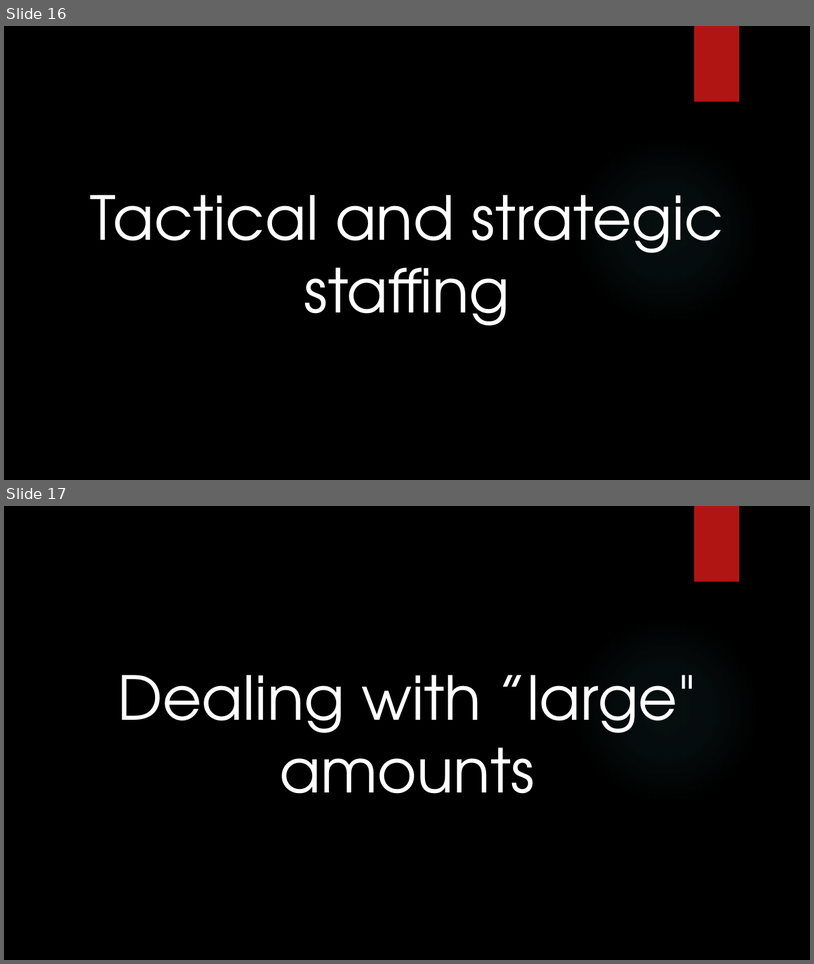
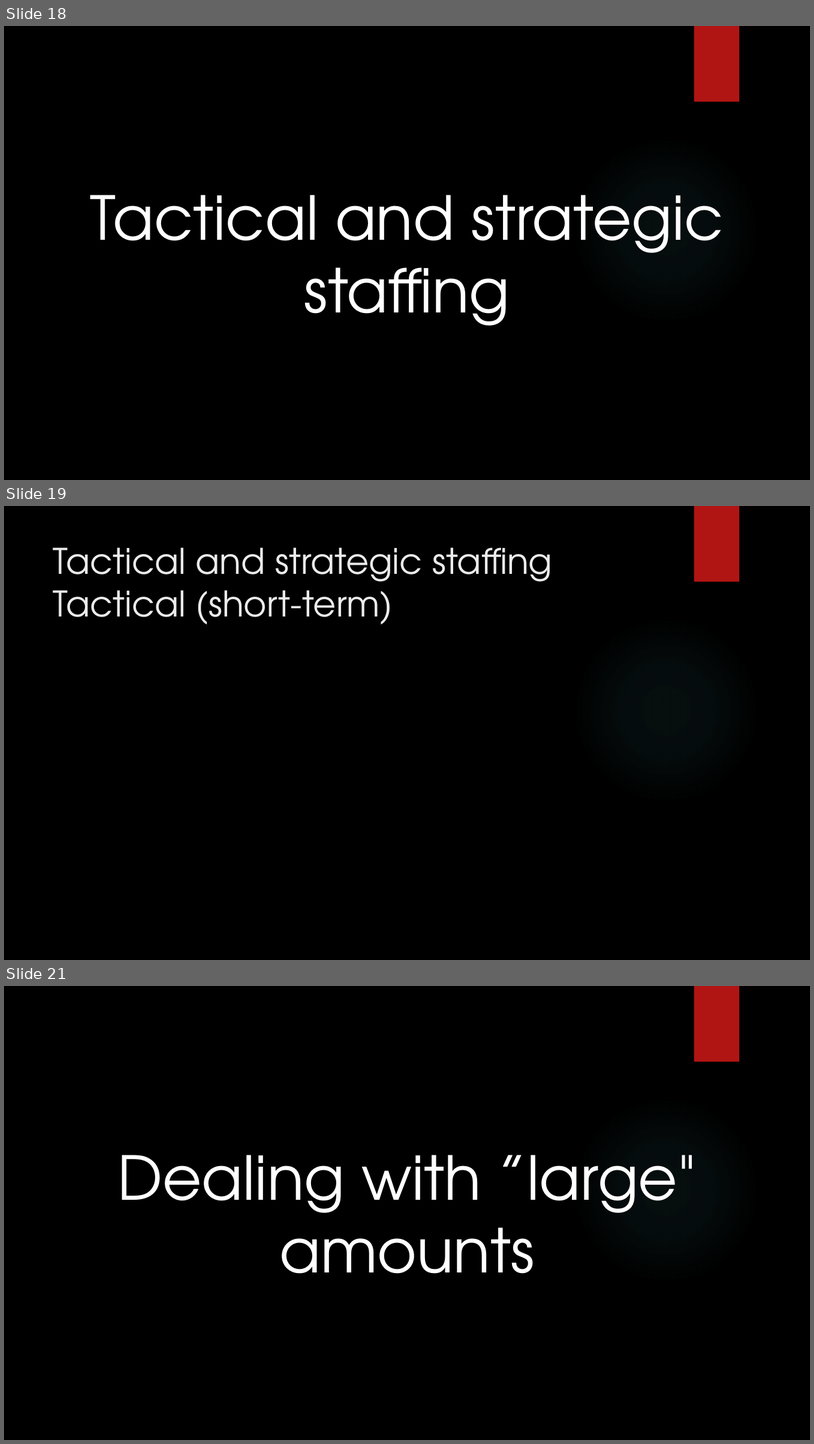
Before and after one commit to dennisdietrich/First180Days, a slide deck: Sitting in meetings all day long.pptx. Shown one above the other, each under a label of ours: slides 16 and 17 before the commit, slides 18, 19 and 21 after it; the slides between them are not shown. The pictures are 814x964 and 814x1444 pixels, drawn with LibreOffice and Linux fonts; fonts in the diff are those of the drawing; background and template pictures are left out. Boxes give left, top, right and bottom in pixels: in the first picture for what was removed or moved away, otherwise in the second. Text is boxed around its words. In the diff, an @@ line names an element or a change of style, - is before the commit and + after.

```diff
--- a/Sitting in meetings all day long.pptx
+++ b/Sitting in meetings all day long.pptx
@@ slide 19 added at (4, 506, 810, 960), background picture (left out); not listed: 2 template elements that a slide beside it also shows @@
@@ title added at (53, 547, 553, 624), 42 pt, text #EBEBEB @@
+Tactical and strategic staffing
+Tactical (short-term)
@@ what was slide 16 is now slide 18 @@
@@ what was slide 17 is now slide 21 @@
```
Also in this commit, not shown: 1 slide changed, 8 other slides added.
